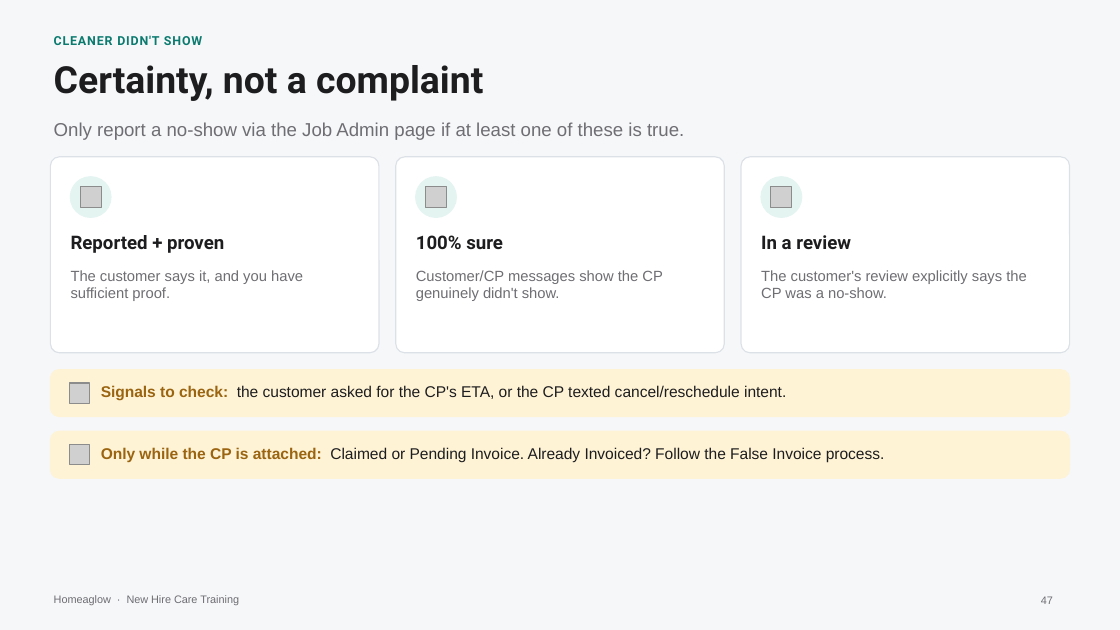
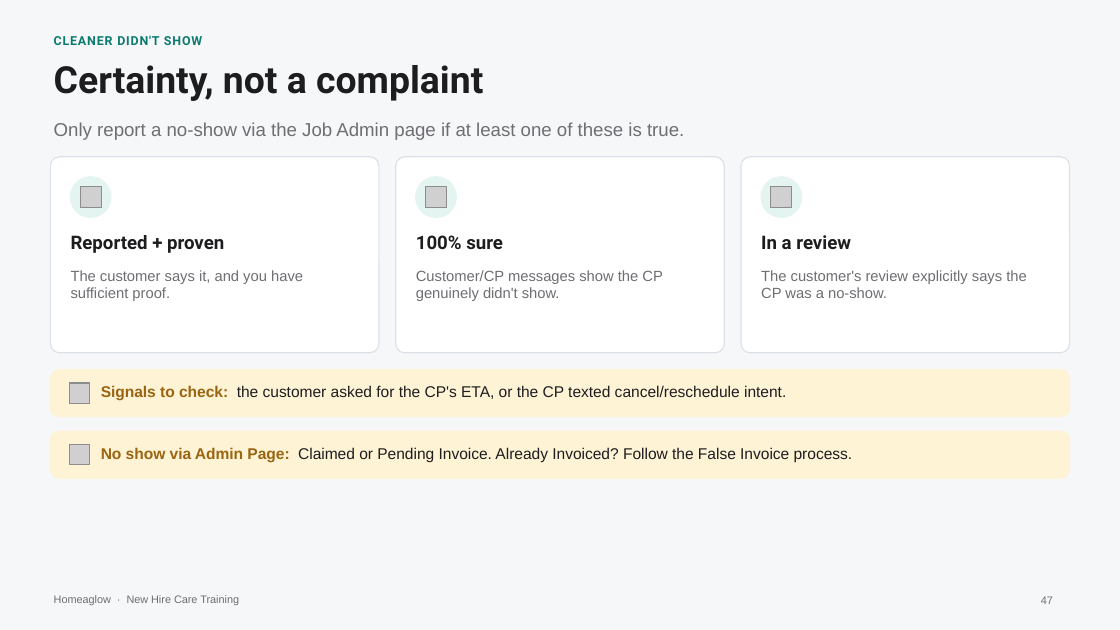
Before and after one commit to anjulimichelle/training, a slide deck: slide 47 of billing-disputes/billing-disputes-cash-payments.pptx. Drawn at 1120x630 pixels with LibreOffice and Linux fonts; fonts in the diff are those of the drawing; grey boxes stand for pictures. Boxes give left, top, right and bottom in pixels: in the first picture for what was removed or moved away, otherwise in the second. Text is boxed around its words. In the diff, an @@ line names an element or a change of style, - is before the commit and + after.

```diff
--- a/billing-disputes/billing-disputes-cash-payments.pptx
+++ b/billing-disputes/billing-disputes-cash-payments.pptx
@@ text at [101,447,853,462]: text changed @@
-Only while the CP is attached: Claimed or Pending Invoice. Already Invoiced? Follow the False Invoice process.
+No show via Admin Page: Claimed or Pending Invoice. Already Invoiced? Follow the False Invoice process.
```
Also in this commit, not shown: 1 other slide changed, 1 other file.
